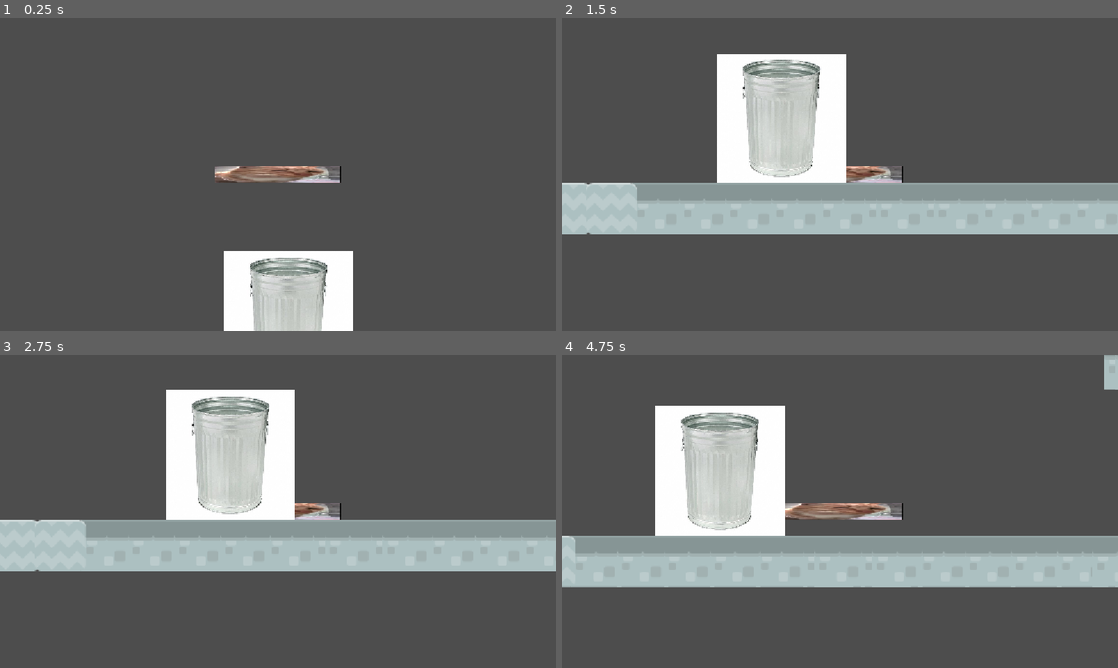
Above: before the commit, frames 1-4 (two rows, left to right).
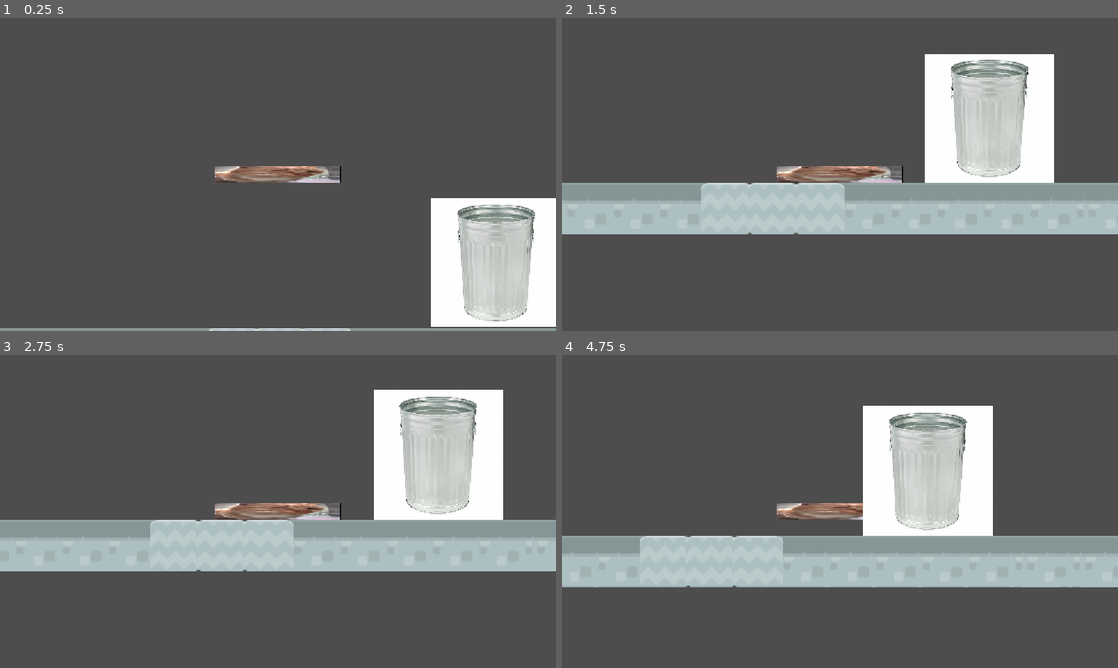
Above: after the commit, the same moments.

Repository: waffle-around/murphys-law
Game: Godot game, scene res://Main Scenes/level_test.tscn
Same seed, same stepped clock (60 frames per second), same inputs: the game is played once before the commit and once after it.
Inputs:
- Up to frame 1 (0.25 s): no input
- Up to frame 2 (1.5 s): tap Enter (ui_accept) at 0.5, 0.77 s; hold X (Activate Aura, bound only after the commit) 0.53-1.28 s; hold Right (ui_right) from 0.53 s (still down); tap X (Activate Aura, bound only after the commit) at 1.35 s
- Up to frame 3 (2.75 s): tap Enter (ui_accept) at 1.52 s; release Right (ui_right) at 2.03 s; hold Left (ui_left) from 2.03 s (still down); hold X (Activate Aura, bound only after the commit) from 2.03 s (still down)
- Up to frame 4 (4.75 s): release Left (ui_left) at 2.78 s; release X (Activate Aura, bound only after the commit) at 2.78 s; hold Right (ui_right) 2.78-4.28 s; tap X (Activate Aura, bound only after the commit) at 2.85, 4.35 s; tap Enter (ui_accept) at 3.02, 3.77, 4.52 s; hold X (Activate Aura, bound only after the commit) 3.53-4.28 s; hold Left (ui_left) from 4.28 s (still down)

The runs differ from the first frame. In frame 1, 16% of the frame differs, in the area x 0-100%, y 57-100%; in frame 2, 22%; in frame 3, 22%, in the area x 0-100%, y 11-70%; in frame 4, 22%.

Commit message:
made 2 new scripts

Diff:
--- a/Main Scenes/davisTesting(noGirlsAllowed).tscn
+++ b/Main Scenes/davisTesting(noGirlsAllowed).tscn
@@ -18,4 +18,4 @@
 shape = SubResource("RectangleShape2D_jon38")
 
 [node name="RigidBody2D" parent="." unique_id=1224628070 instance=ExtResource("2_345v8")]
-position = Vector2(553, -158)
+position = Vector2(543, -100)
--- a/Main Scenes/level_test.tscn
+++ b/Main Scenes/level_test.tscn
@@ -72,7 +72,7 @@
 tile_set = SubResource("TileSet_6cjfj")
 
 [node name="Player2" parent="." unique_id=769617912 instance=ExtResource("1_1d7ov")]
-position = Vector2(587, -1064)
+position = Vector2(-274, -843)
 collision_layer = 7
 
 [node name="Trashcan" parent="." unique_id=701698453 instance=ExtResource("3_66cah")]
--- a/project.godot
+++ b/project.godot
@@ -20,6 +20,14 @@
 window/stretch/mode="canvas_items"
 window/stretch/aspect="expand"
 
+[input]
+
+"Activate Aura"={
+"deadzone": 0.2,
+"events": [Object(InputEventKey,"resource_local_to_scene":false,"resource_name":"","device":16,"window_id":0,"alt_pressed":false,"shift_pressed":false,"ctrl_pressed":false,"meta_pressed":false,"pressed":false,"keycode":0,"physical_keycode":88,"key_label":0,"unicode":0,"location":0,"echo":false,"script":null)
+]
+}
+
 [physics]
 
 3d/physics_engine="Jolt Physics"
--- /dev/null
+++ b/scripts/misfortune_aura.gd
@@ -0,0 +1,18 @@
+extends CharacterBody2D
+
+signal action_pressed(strength: float)
+
+func _unhandled_input(event: InputEvent) -> void:
+	if event.is_action_pressed("Activate Aura"):
+		action_pressed.emit(1.0)
+		print ("emitting!")
+
+
+# Called when the node enters the scene tree for the first time.
+func _ready() -> void:
+	pass # Replace with function body.
+
+
+# Called every frame. 'delta' is the elapsed time since the previous frame.
+func _process(delta: float) -> void:
+	pass
--- /dev/null
+++ b/scripts/reciever.gd
@@ -0,0 +1,14 @@
+extends Node
+
+
+# Called when the node enters the scene tree for the first time.
+func _ready() -> void:
+	var player = get_node("Player2")
+	player.action_pressed.connect(_on_player_action_pressed)
+
+func _on_player_action_pressed(strength: float) -> void:
+	print("misfortune occuring, strength: ", strength)
+
+# Called every frame. 'delta' is the elapsed time since the previous frame.
+func _process(delta: float) -> void:
+	pass
Not shown, added: art assets/Cat placehold.png.import
Not shown, added: art assets/Ladder 1.png.import
Not shown, added: art assets/Ladder 2.png.import
Not shown, added: art assets/Tra 2.png.import
Not shown, added: art assets/Trahs1.png.import
Not shown, added: scripts/misfortune_aura.gd.uid
Not shown, added: scripts/reciever.gd.uid
